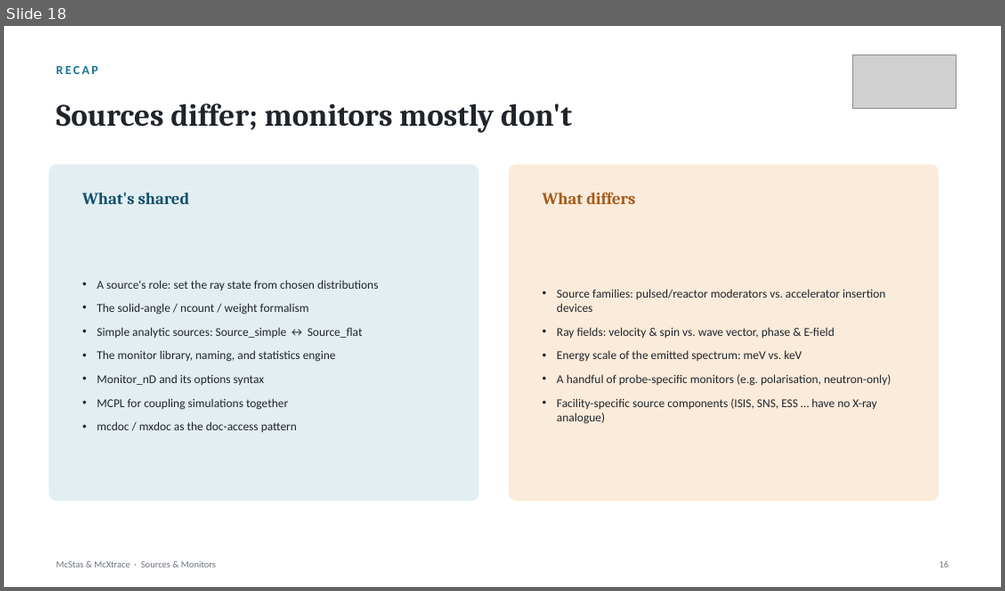
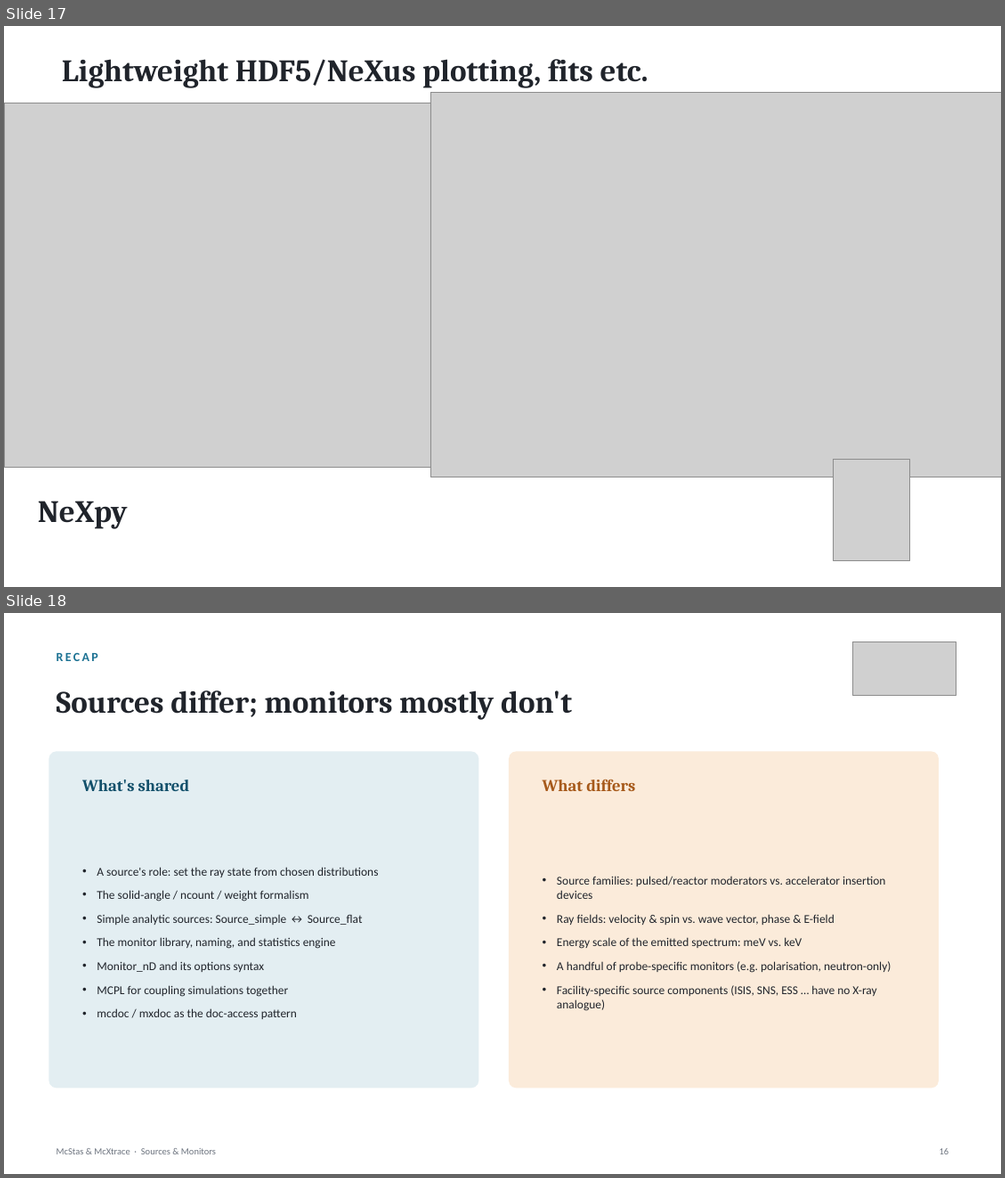
Before and after one commit to mccode-dev/PaNRAID, a slide deck: 22_September_Tuesday/04_morning_sources_detectors/Sources_Monitors/McStas_McXtrace_Sources_and_Monitors.pptx. Shown one above the other, each under a label of ours: slide 18 before the commit, slides 17 and 18 after it. The pictures are 1005x591 and 1005x1178 pixels, drawn with LibreOffice and Linux fonts; fonts in the diff are those of the drawing; grey boxes stand for pictures. Boxes give left, top, right and bottom in pixels: in the first picture for what was removed or moved away, otherwise in the second. Text is boxed around its words. In the diff, an @@ line names an element or a change of style, - is before the commit and + after.

```diff
--- a/22_September_Tuesday/04_morning_sources_detectors/Sources_Monitors/McStas_McXtrace_Sources_and_Monitors.pptx
+++ b/22_September_Tuesday/04_morning_sources_detectors/Sources_Monitors/McStas_McXtrace_Sources_and_Monitors.pptx
@@ slide 17 added at (x1=4, y1=26, x2=1001, y2=587), background #FFFFFF @@
@@ text added at (x1=62, y1=59, x2=648, y2=88), 30 pt, text #20242B, bold @@
+Lightweight HDF5/NeXus plotting, fits etc.
@@ picture added at (x1=4, y1=103, x2=445, y2=467) @@
@@ picture added at (x1=431, y1=93, x2=1001, y2=477) @@
@@ picture added at (x1=833, y1=459, x2=910, y2=560) @@
@@ text added at (x1=38, y1=500, x2=128, y2=529), 30 pt, text #20242B, bold @@
+NeXpy
```
Also in this commit, not shown: 1 slide removed, 1 other file.
